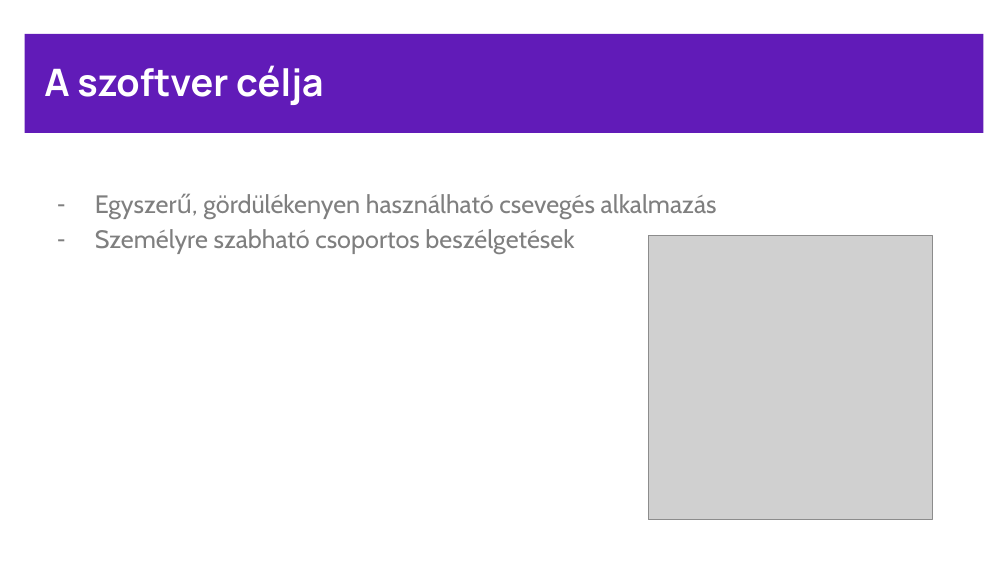
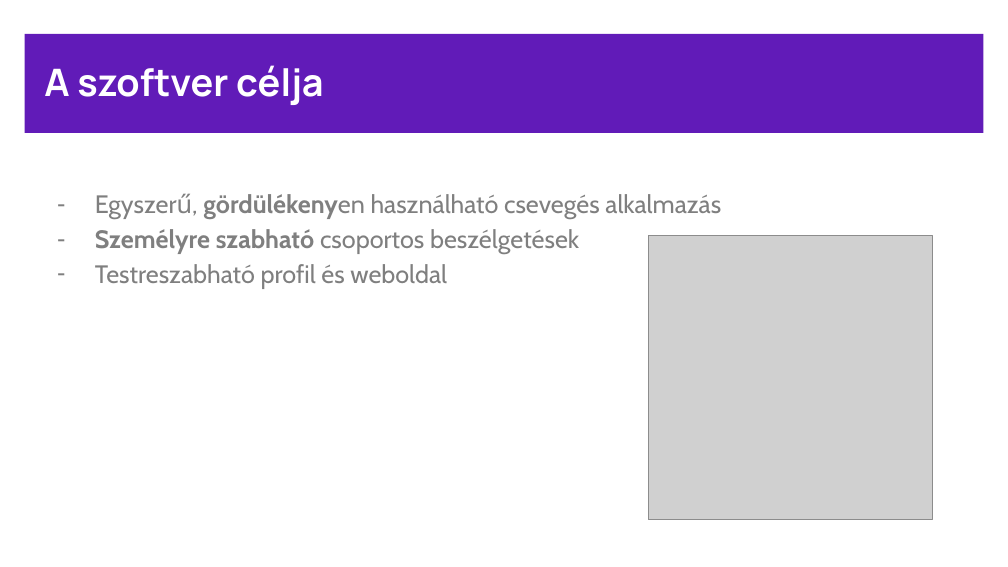
Before and after one commit to BencsikAttila/message-app, a slide deck: slide 2 of docs/Snakker.pptx. Drawn at 1008x567 pixels with LibreOffice and Linux fonts; fonts in the diff are those of the drawing; grey boxes stand for pictures. Boxes give left, top, right and bottom in pixels: in the first picture for what was removed or moved away, otherwise in the second. Text is boxed around its words. In the diff, an @@ line names an element or a change of style, - is before the commit and + after.

```diff
--- a/docs/Snakker.pptx
+++ b/docs/Snakker.pptx
@@ text at bbox=[95, 194, 721, 254]: bold on in "gördülékenyen", "Személyre szabható" @@
@@ text at bbox=[95, 264, 447, 289]: paragraph added @@
+– Testreszabható profil és weboldal
```
Also in this commit, not shown: 10 other slides changed.
